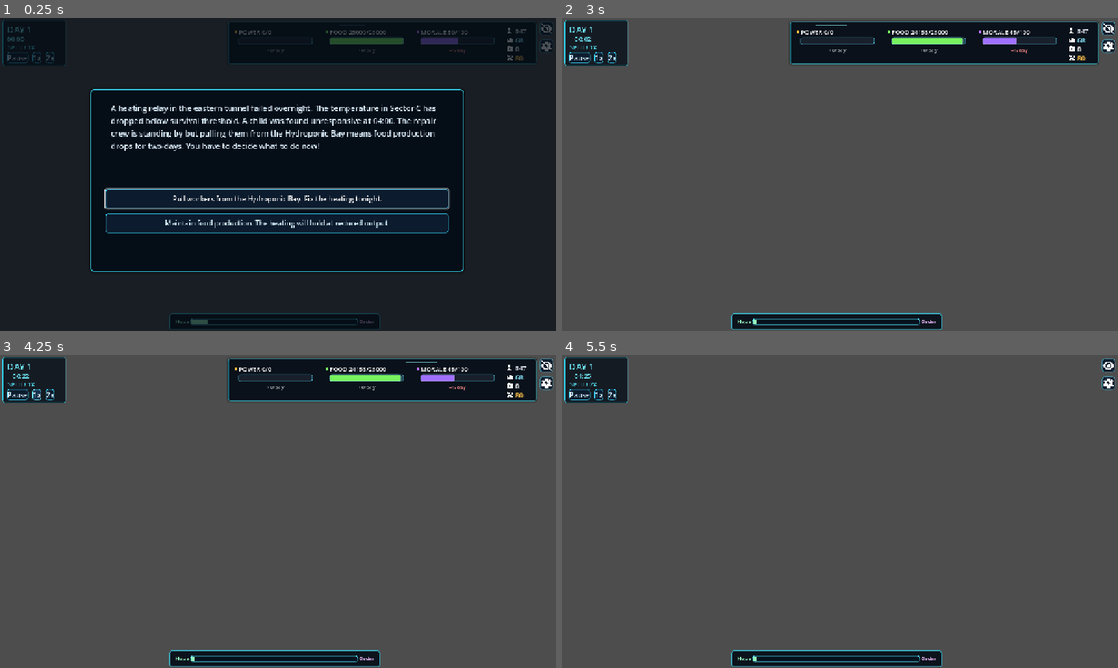
Above: before the commit, frames 1-4 (two rows, left to right).
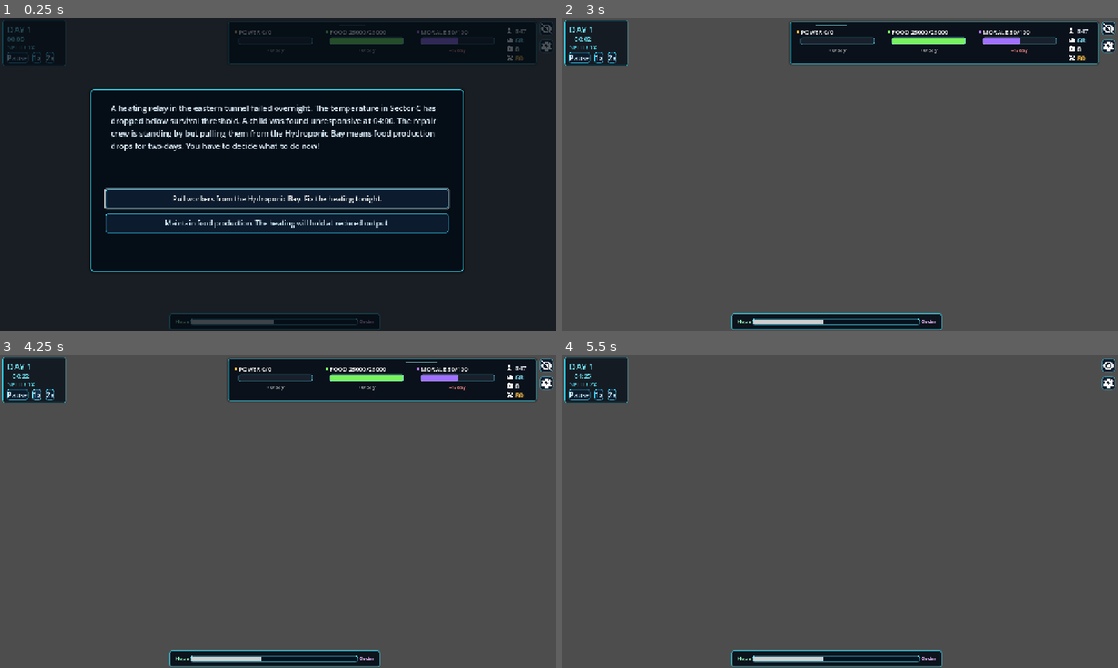
Above: after the commit, the same moments.

Repository: MLinh2407/godot-survival-city-builder-game
Game: Godot game, scene res://scenes/main/Main.tscn
Two runs of this game, one before a commit and one after it. Both use one fixed random seed, a clock stepped at 60 frames per second and the inputs below.
Inputs (mouse positions are in pixels of both pictures, inside the frame that each line leads up to):
- Up to frame 1 (0.25 s): no input
- Up to frame 2 (3 s): click "1x" at 0.5 s; click "2x" at 1.25 s; click (1106, 27) at 2 s; click "Pull workers from the Hydropo…" at 2.75 s
- Up to frame 3 (4.25 s): click "1x" at 3.5 s
- Up to frame 4 (5.5 s): click "2x" at 4.25 s; click (1106, 364) at 5 s

The runs differ from the first frame. In frame 1, 0.2% of the frame differs, in the area x 37-50%, y 96-98%; in frame 2, 0.2%, in the area x 34-83%, y 4-98%; in frame 3, 0.2%; in frame 4, 0.2%.
Error after the commit: Parse Error: Used space character for indentation instead of tab as used before in the file. (res://scripts/managers/GridManager.gd:109)

Commit message:
refactor audio management and implement building and card sound effects

Diff:
--- a/scenes/main/Main.gd
+++ b/scenes/main/Main.gd
@@ -99,8 +99,8 @@
 		_ration_buffer_bar.visible = false
 
 	# TEMP VERIFICATION — remove after confirming
-	GameManager.hope_order_slider = 10.0
-	print("TEST: Slider forced to 10 — expect Hope zone modifiers in next day tick")
+	# GameManager.hope_order_slider = 90.0
+	# print("TEST: Slider forced to 90 — expect Order zone modifiers in next day tick")
 
 func _on_population_changed() -> void:
 	var p = GameManager.population_state
--- a/scripts/managers/AudioManager.gd
+++ b/scripts/managers/AudioManager.gd
@@ -2,45 +2,68 @@
 
 var critical_warning_player: AudioStreamPlayer
 var ui_sfx_player: AudioStreamPlayer
-
 var music_player_a: AudioStreamPlayer
 var music_player_b: AudioStreamPlayer
 var is_playing_a: bool = true
-
 var ui_sfx_player_slider: AudioStreamPlayer
 
 var track_1: AudioStream = preload("res://assets/audio/music/Track_1.mp3")
 var track_2: AudioStream = preload("res://assets/audio/music/Track_2.mp3")
 var track_3: AudioStream = preload("res://assets/audio/music/Track_3.mp3")
 
-# UI SFX Streams (using button_click as placeholder for pause/unpause)
-var sfx_hover: AudioStream = preload("res://assets/audio/sfx/ui/sfx_ui_button_hover.mp3")
-var sfx_click: AudioStream = preload("res://assets/audio/sfx/ui/sfx_ui_button_click.mp3")
-var sfx_pause: AudioStream = preload("res://assets/audio/sfx/ui/sfx_ui_button_click.mp3") # Placeholder
-var sfx_unpause: AudioStream = preload("res://assets/audio/sfx/ui/sfx_ui_button_click.mp3") # Placeholder
-var sfx_slider_move: AudioStream = preload("res://assets/audio/sfx/ui/sfx_ui_slider_move.mp3")
-var sfx_build_repair: AudioStream = preload("res://assets/audio/sfx/build/sfx_build_finish.mp3")
-var sfx_build_place: AudioStream = preload("res://assets/audio/sfx/build/sfx_build_place.mp3")
+# ── UI SFX ───────────────────────────────────────────────────────────────────
+var sfx_hover:        AudioStream = preload("res://assets/audio/sfx/ui/sfx_ui_button_hover.mp3")
+var sfx_click:        AudioStream = preload("res://assets/audio/sfx/ui/sfx_ui_button_click.mp3")
+var sfx_pause:        AudioStream = preload("res://assets/audio/sfx/ui/sfx_ui_button_click.mp3")
+var sfx_unpause:      AudioStream = preload("res://assets/audio/sfx/ui/sfx_ui_button_click.mp3")
+var sfx_slider_move:  AudioStream = preload("res://assets/audio/sfx/ui/sfx_ui_slider_move.mp3")
+var sfx_card_open:    AudioStream = preload("res://assets/audio/sfx/ui/sfx_ui_card_open.mp3")
+var sfx_card_dismiss: AudioStream = preload("res://assets/audio/sfx/ui/sfx_ui_card_dismiss.mp3")
 
-var sfx_death_colonist: AudioStream = null
-var sfx_desertion: AudioStream = null
+# ── BUILD SFX ────────────────────────────────────────────────────────────────
+# sfx_build_place   → place, upgrade, remove, damage, memorial_place, invalid
+# sfx_build_finish  → repair, power_online, power_offline
+# sfx_build_worker  → worker_assign, worker_remove
+# sfx_build_shield  → shield_apply
+var sfx_build_place:  AudioStream = preload("res://assets/audio/sfx/build/sfx_build_place.mp3")
+var sfx_build_finish: AudioStream = preload("res://assets/audio/sfx/build/sfx_build_finish.mp3")
+var sfx_build_worker: AudioStream = preload("res://assets/audio/sfx/build/sfx_build_worker_assign.mp3")
+var sfx_build_shield: AudioStream = preload("res://assets/audio/sfx/build/sfx_build_shield_apply.mp3")
 
+# ── EVENT SFX  ────────────────────────────────────────────
+var sfx_death_colonist: AudioStream = preload("res://assets/audio/sfx/events/sfx_event_death_colonist.mp3")
+var sfx_desertion:      AudioStream = preload("res://assets/audio/sfx/events/sfx_event_desertion.mp3")
 func play_build_sfx(type: String) -> void:
+	var stream: AudioStream = null
 	match type:
-		"repair", "upgrade", "place":
-			if ui_sfx_player and sfx_build_place:
-				ui_sfx_player.stream = sfx_build_place
-				ui_sfx_player.play()
-				var t = get_tree().create_timer(2.5)
-				t.timeout.connect(Callable(ui_sfx_player, "stop"))
-		"finish":
-			if ui_sfx_player and sfx_build_repair:
-				ui_sfx_player.stream = sfx_build_repair
-				ui_sfx_player.play()
-				var t2 = get_tree().create_timer(2.5)
-				t2.timeout.connect(Callable(ui_sfx_player, "stop"))
+		# ── sfx_build_place group ──
+		"place", "upgrade", "remove", "damage", "memorial_place", "invalid":
+			stream = sfx_build_place
+		# ── sfx_build_finish group ──
+		"repair", "power_online", "power_offline":
+			stream = sfx_build_finish
+		# ── sfx_build_worker group ──
+		"worker_assign", "worker_remove":
+			stream = sfx_build_worker
+		# ── sfx_build_shield group ──
+		"shield_apply":
+			stream = sfx_build_shield
 		_:
 			return
+	if ui_sfx_player and stream:
+		ui_sfx_player.stream = stream
+		ui_sfx_player.play()
+
+func play_ui_card_sfx(type: String) -> void:
+	var stream: AudioStream = null
+	match type:
+		"open":    stream = sfx_card_open
+		"dismiss": stream = sfx_card_dismiss
+		_:
+			return
+	if ui_sfx_player and stream:
+		ui_sfx_player.stream = stream
+		ui_sfx_player.play()
 
 func _ready() -> void:
 	process_mode = Node.PROCESS_MODE_ALWAYS # Keep playing when paused
@@ -75,14 +98,6 @@
 
 	# Start Background Track 1
 	play_music(track_1)
-
-	# Event SFX
-	var death_path := "res://assets/audio/sfx/events/sfx_event_death_colonist.mp3"
-	var deser_path := "res://assets/audio/sfx/events/sfx_event_desertion.mp3"
-	if ResourceLoader.exists(death_path):
-		sfx_death_colonist = load(death_path)
-	if ResourceLoader.exists(deser_path):
-		sfx_desertion = load(deser_path)
 
 func play_critical_warning() -> void:
 	if critical_warning_player and critical_warning_player.stream and not critical_warning_player.playing:
--- a/scripts/managers/EndingManager.gd
+++ b/scripts/managers/EndingManager.gd
@@ -26,6 +26,33 @@
 	if TimeManager:
 		TimeManager.storm_hit.connect(_on_storm_hit)
 	print("EndingManager ready — listening for storm_hit signal.")
+
+# 	# TEMP — ending gate verification, remove after confirming
+# 	call_deferred("_test_ending_gates")
+
+# func _test_ending_gates() -> void:
+# 	print("=== ENDING GATE TESTS ===")
+
+# 	# Test 1: survival 70%, slider 30 → should be The Torch
+# 	GameManager.current_population = int(847 * 0.70)
+# 	GameManager.hope_order_slider = 30.0
+# 	GameManager.yuna_alive = false  # prevent The Signal
+# 	_ending_fired = false
+# 	determine_ending()
+
+# 	# Test 2: survival 70%, slider 70 → should be The Necessary Evil
+# 	GameManager.current_population = int(847 * 0.70)
+# 	GameManager.hope_order_slider = 70.0
+# 	_ending_fired = false
+# 	determine_ending()
+
+# 	# Test 3: survival 50%, any slider → should be The Quiet
+# 	GameManager.current_population = int(847 * 0.50)
+# 	GameManager.hope_order_slider = 30.0
+# 	_ending_fired = false
+# 	determine_ending()
+
+# 	print("=== END GATE TESTS ===")
 
 # ══════════════════════════════════════════════════════════════════════════════
 # STORM HIT — Day 35 trigger
--- a/scripts/managers/GridManager.gd
+++ b/scripts/managers/GridManager.gd
@@ -107,8 +107,10 @@
 		# LEFT CLICK
 		if event.button_index == MOUSE_BUTTON_LEFT:
 			if current_build_scene != null:
-				if is_valid_placement(map_pos):
-					place_building(map_pos)
+    			if is_valid_placement(map_pos):
+        			place_building(map_pos)
+    			else:
+        			AudioManager.play_build_sfx("invalid")
 			else:
 				if occupied_cells.has(map_pos):
 					building_selected.emit(map_pos)
--- a/scripts/systems/BuildingSystem.gd
+++ b/scripts/systems/BuildingSystem.gd
@@ -8,6 +8,8 @@
 # signal building_damaged
 
 var active_buildings: Dictionary = {}
+var _prev_powered_states: Dictionary = {}
+var _power_sfx_cooldown: float = 0.0
 var current_selected_grid_pos: Vector2i = Vector2i.ZERO
 var has_selected_building: bool = false
 
@@ -49,6 +51,10 @@
 @export var grid_manager: Node2D
 
 var floating_text_scene = preload("res://scenes/UI/FloatingText.tscn")
+
+func _process(delta: float) -> void:
+	if _power_sfx_cooldown > 0.0:
+		_power_sfx_cooldown -= delta
 
 func _ready() -> void:
 	if grid_manager:
@@ -133,6 +139,7 @@
 
 				# Apply damage
 				set_building_damaged(grid_pos, true)
+				AudioManager.play_build_sfx("damage")
 				print("BuildingSystem: [%s] has become damaged from neglect." % b.building_name)
 				JournalManager.add_entry(
 					b.building_name + " has fallen into disrepair. " +
@@ -273,6 +280,7 @@
 			new_data.worker_capacity       = 0
 			new_data.power_draw            = 0.0
 			new_data.base_passive_morale   = GameConstants.MEMORIAL_WALL_MORALE_DAILY
+			AudioManager.play_build_sfx("memorial_place")
 
 	active_buildings[grid_pos] = new_data
 	# Connect staffing_changed for this instance so visuals update on worker assignment
@@ -322,6 +330,7 @@
 		print("BuildingSystem: Returned %d workers from demolished [%s]" \
 			% [b_data.workers_assigned, b_data.building_name])
 
+	AudioManager.play_build_sfx("remove")
 	active_buildings.erase(grid_pos)
 
 	if current_selected_grid_pos == grid_pos:
@@ -348,6 +357,7 @@
 
 	b_data.workers_assigned                        += 1
 	spawn_floating_text(current_selected_grid_pos, "+1 Worker", Color.GREEN)
+	AudioManager.play_build_sfx("worker_assign")
 	GameManager.available_workers                  -= 1
 	GameManager.population_state.available_workers -= 1
 
@@ -370,6 +380,7 @@
 
 	b_data.workers_assigned                        -= 1
 	spawn_floating_text(grid_pos, "-1 Worker", Color.RED)
+	AudioManager.play_build_sfx("worker_remove")
 	GameManager.available_workers                  += 1
 	GameManager.population_state.available_workers += 1
 
@@ -504,8 +515,21 @@
 	)
 
 func _on_resources_changed(_power: float, _food: float, _morale: float, _materials: int) -> void:
-	# Refresh visuals for all buildings
 	for pos in active_buildings.keys():
+		var b: BuildingData = active_buildings[pos]
+		var power_ok: bool = b.is_powered or b.base_production_power > 0.0
+
+		# Detect power state flip and play SFX once per change cycle
+		if _prev_powered_states.has(pos) and _power_sfx_cooldown <= 0.0:
+			var was_powered: bool = _prev_powered_states[pos]
+			if power_ok and not was_powered:
+				AudioManager.play_build_sfx("power_online")
+				_power_sfx_cooldown = 0.5
+			elif not power_ok and was_powered:
+				AudioManager.play_build_sfx("power_offline")
+				_power_sfx_cooldown = 0.5
+
+		_prev_powered_states[pos] = power_ok
 		update_building_visual(pos)
 
 func _on_staffing_changed(grid_pos: Vector2i, _current: int, _capacity: int) -> void:
--- a/scripts/systems/DialogueEngine.gd
+++ b/scripts/systems/DialogueEngine.gd
@@ -91,6 +91,8 @@
 		_choices_box.add_child(button)
 	_pause_game()
 	_set_card_visible(true)
+	AudioManager.play_ui_card_sfx("open")
+	AudioManager.on_crisis_card_opened()
 
 func _create_choice_button(choice_text: String) -> Button:
 	var button = Button.new()
@@ -128,6 +130,8 @@
 	_set_card_visible(false)
 	_clear_choices()
 	_resume_game()
+	AudioManager.play_ui_card_sfx("dismiss")
+	AudioManager.on_crisis_card_dismissed()
 	card_dismissed.emit()
 
 func _clear_choices() -> void:
